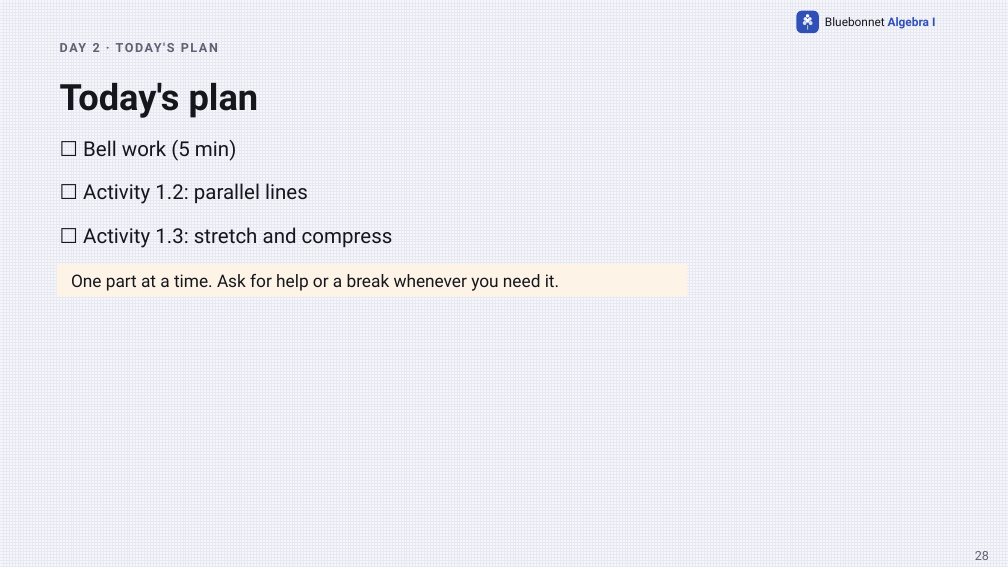
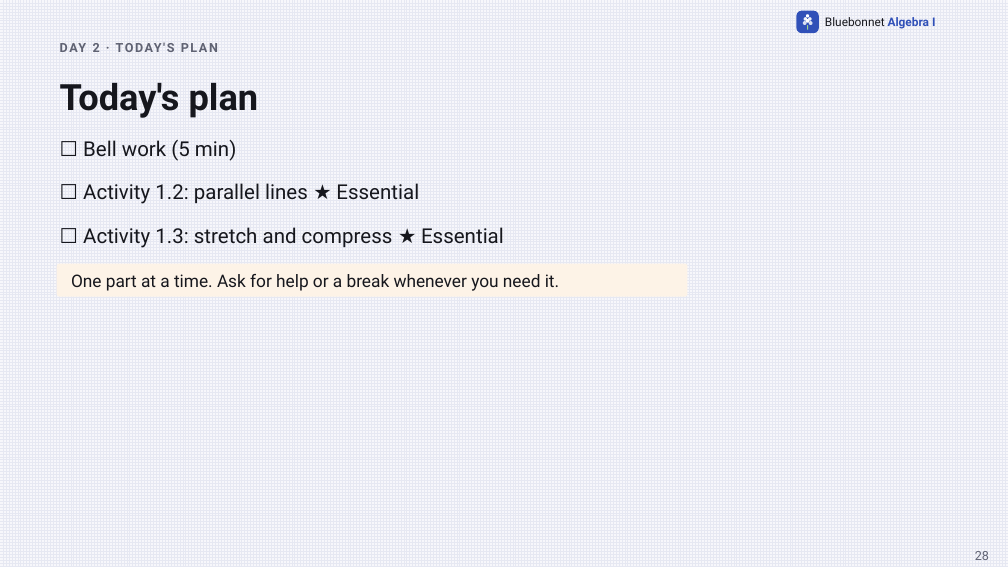
Before and after one commit to Apolloat2022/Algebra1M2U1L4, a slide deck: slide 28 of Section 504/t2-lesson1-transforming-linear-functions-504-catchup.pptx. Drawn at 1008x567 pixels with LibreOffice and Linux fonts; fonts in the diff are those of the drawing. Boxes give left, top, right and bottom in pixels: in the first picture for what was removed or moved away, otherwise in the second. Text is boxed around its words. In the diff, an @@ line names an element or a change of style, - is before the commit and + after.

```diff
--- a/Section 504/t2-lesson1-transforming-linear-functions-504-catchup.pptx
+++ b/Section 504/t2-lesson1-transforming-linear-functions-504-catchup.pptx
@@ text at (83,183,419,204): text changed @@
-☐ Activity 1.2: parallel lines
+☐ Activity 1.2: parallel lines ★ Essential
@@ text at (83,227,504,248): text changed @@
-☐ Activity 1.3: stretch and compress
+☐ Activity 1.3: stretch and compress ★ Essential
```
Also in this commit, not shown: 14 other slides changed, 56 other files.
